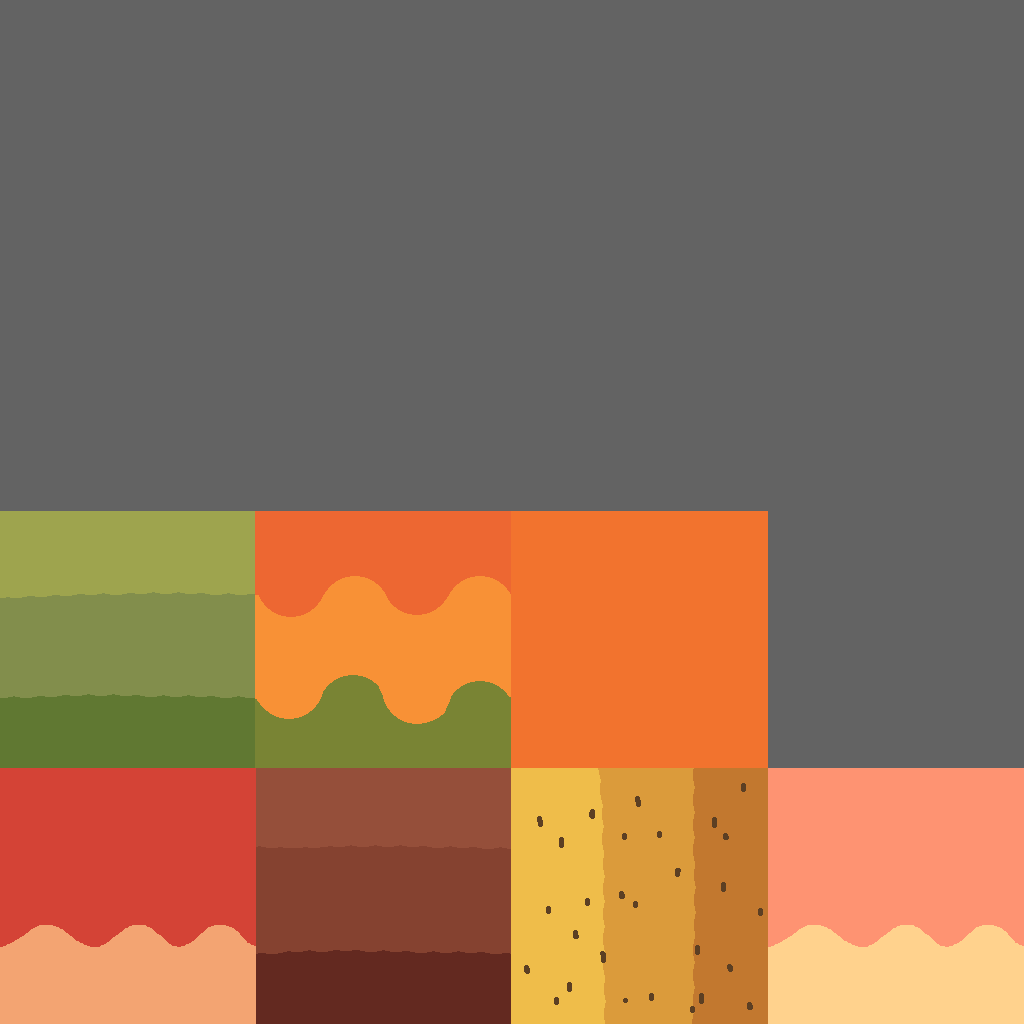
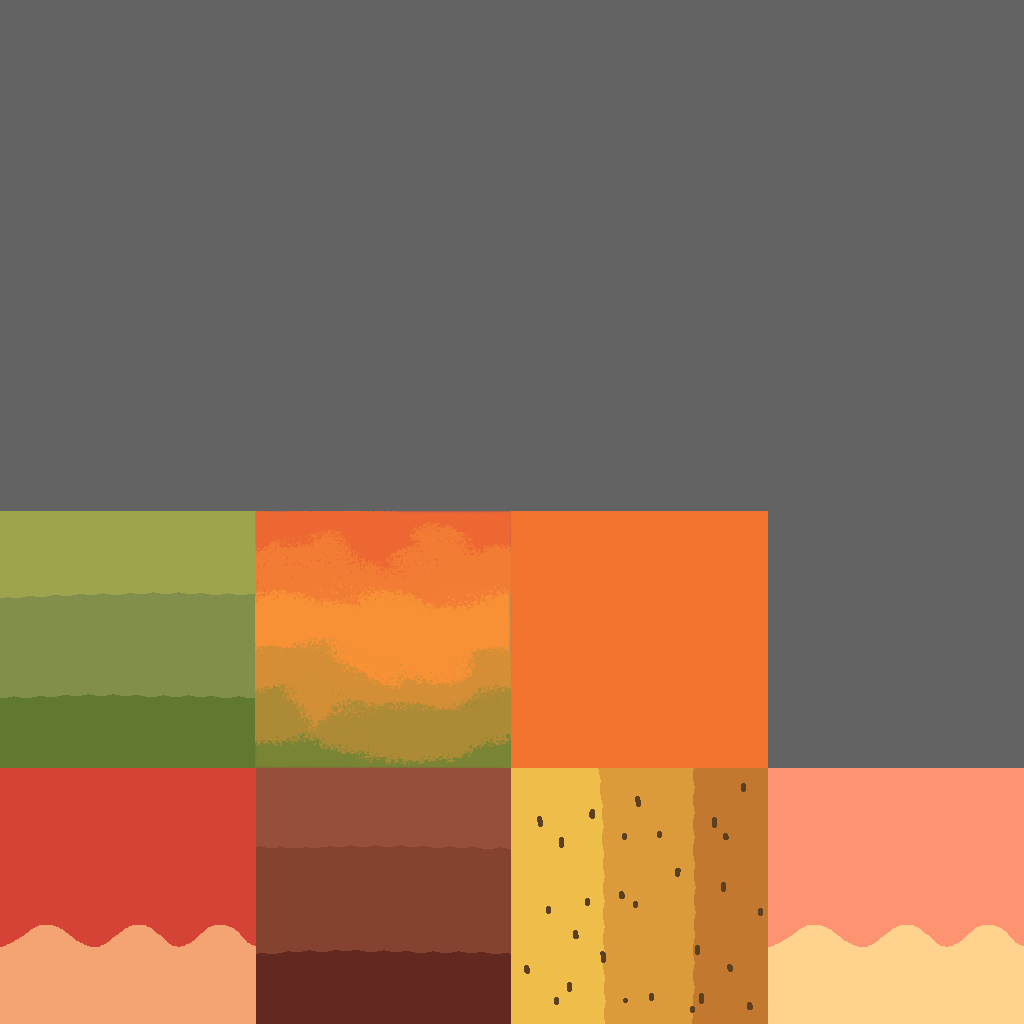
Two versions of the same layered image (1024 x 1024). Layer-by-layer changes:
added layer "Layer 18" (overlay, 80%) above "Layer 17" over <box>255,511,511,768</box>
painted on "Layer 6" over <box>255,511,511,768</box>
